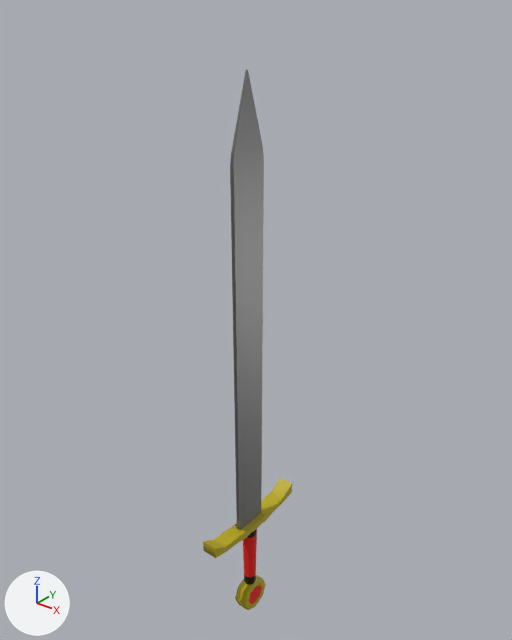
What one commit did to the FBX model Assets/Assets/FinalAssets/W_Sword_1.fbx.
Before and after are seen from a 50 mm camera at (0.724, -0.622, 1.665) aimed at (-0.028, 0.318, 1.082). Every picture has the same lights, and +X, +Y and +Z are marked at lower left. Vertices at the same position are counted once.
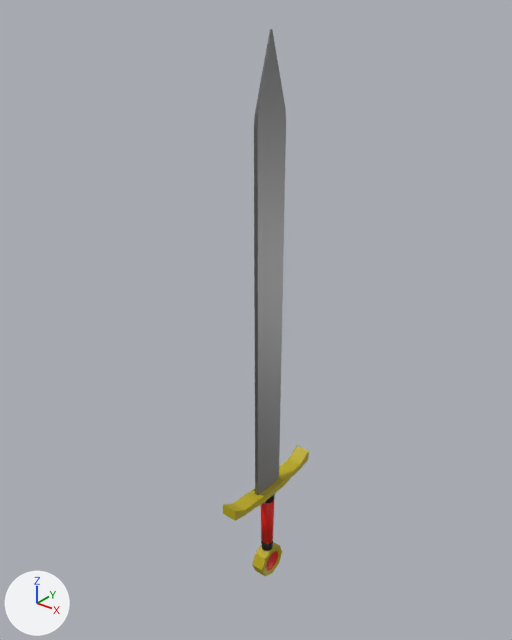
The newer file is also rescaled (x1.005), turned or shifted as a whole; pictures and numbers use the older file's frame.

The change, as a list of edits to the scene's bpy script:
```text
Change me_cube_002:
    used by ob_cube_001; location = (0.002, 0.261, 0.637); rotation_euler = (-3.142, 0.0, 0.0), in degrees (-180, 0, 0); scale = (-0.00346, -0.0357, -0.0364)
    remove me_cube_002.from_pydata(...)  # 208 vertices, 230 faces; spans x -4.6..4.6, y -3.5..3.5, z -6.1..24.7
    add me_cube_002.from_pydata(...)  # 476 vertices, 526 faces; spans x -1.3..1.3, y -10.1..10.1, z -17.9..73.0
    me_cube_002 part 1: the loose piece of 124 vertices spanning x -4.6..4.6, y -3.5..3.5, z 0.0..1.1 is scaled about the mesh origin by (-0.281, 2.89, 2.96)
    me_cube_002 part 2: the loose piece of 16 vertices spanning x -1.1..1.1, y -1.1..1.0, z 0.3..24.7 is scaled about the mesh origin by (-0.281, 2.89, 2.96)
    me_cube_002 part 3: the loose piece of 16 vertices spanning x -1.1..1.1, y -1.1..1.0, z 0.3..24.7 is copied, and the copy is scaled about the mesh origin by (-0.287, 2.9, 2.96); it spans x -0.3..0.3, y -3.3..2.9, z 1.0..73.0
    me_cube_002 part 4: a new loose piece of 68 vertices spanning x -1.1..1.1, y -2.9..3.0, z -17.9..-12.0
    me_cube_002 part 5: a new loose piece of 34 vertices spanning x -1.0..1.0, y -1.1..1.0, z -12.2..-10.5, in mat_material_002 (black #000000)
    me_cube_002 part 6: a new loose piece of 34 vertices spanning x -1.3..1.3, y -1.3..1.2, z -1.4..0.7, in mat_material_002 (black #000000)
    me_cube_002 part 7: a new loose piece of 32 vertices spanning x -1.2..1.2, y -1.3..1.1, z -10.5..-1.4, in mat_material_003 (red #e71200)
    me_cube_002 part 8: the loose piece of 34 vertices spanning x -3.9..3.9, y -1.0..1.0, z -6.1..-4.1 is deleted
    me_cube_002 part 9
    34 vertices are removed from x -4.5..4.5, y -0.5..0.4, z -4.1..0.2
    40 faces are deleted
Change ob_cube_001:
    ob_cube_001.rotation_euler: (-3.142, 0.0, 0.0) -> (0.0, 0.0, 0.0)  # degrees (-180, 0, 0) -> degrees (0, 0, 0)
    ob_cube_001.location: (0.002, 0.261, 0.637) -> (0.0, 0.323, 0.686)
    ob_cube_001.scale: (-0.00346, -0.0357, -0.0364) -> (0.0124, 0.0124, 0.0124)
```

Boxes (x1, y1, x2, y2) around the edits, measured in the pictures (512 x 640 px; the box of a moved part takes in the faces that stretch with it):
'Cube.001', reshaped, moved, rescaled, turned
    before: (203, 70, 292, 610)
    after: (223, 29, 309, 576)
part 1 of me_cube_002, moved or reshaped
    before: (203, 478, 292, 558)
    after: (223, 446, 309, 521)
part 2 of me_cube_002, moved or reshaped (not visible afterwards)
    before: (230, 70, 264, 531)
part 3 of me_cube_002, added
    after: (254, 29, 286, 495)
part 4 of me_cube_002, added
    after: (252, 542, 282, 576)
part 5 of me_cube_002, added
    after: (261, 540, 273, 551)
part 6 of me_cube_002, added
    after: (265, 494, 275, 503)
part 7 of me_cube_002, added (red)
    after: (261, 498, 275, 544)
part 8 of me_cube_002, deleted
    before: (235, 575, 266, 610)
part 9 of me_cube_002, deleted (red)
    before: (243, 529, 257, 585)
